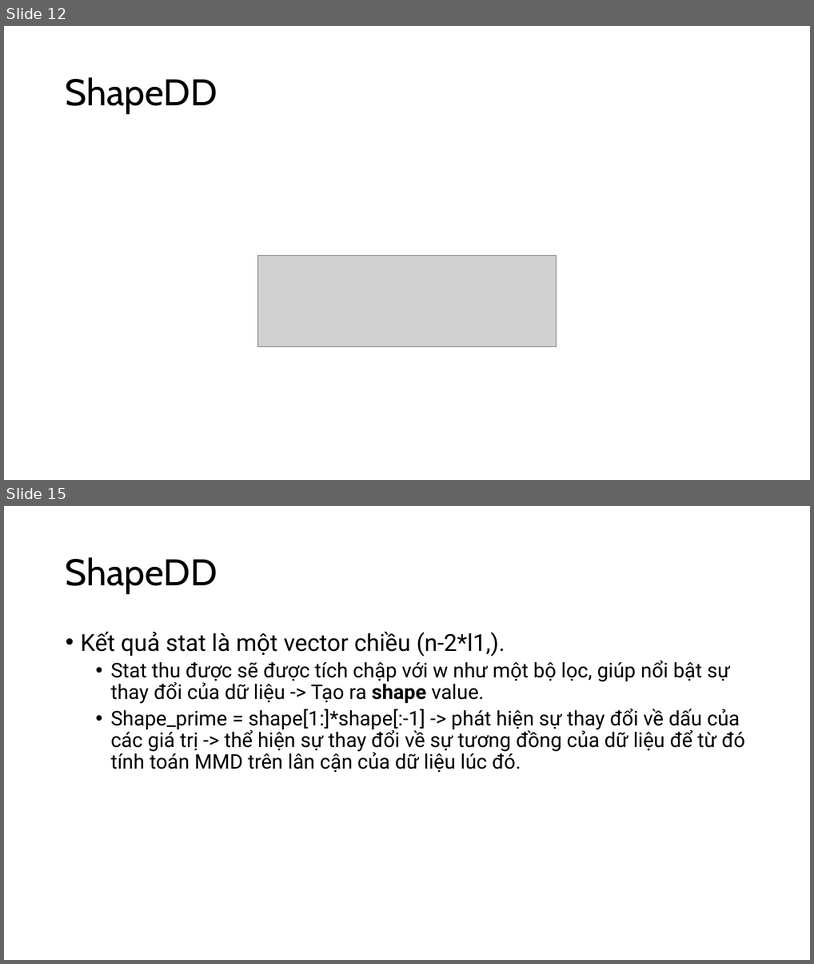
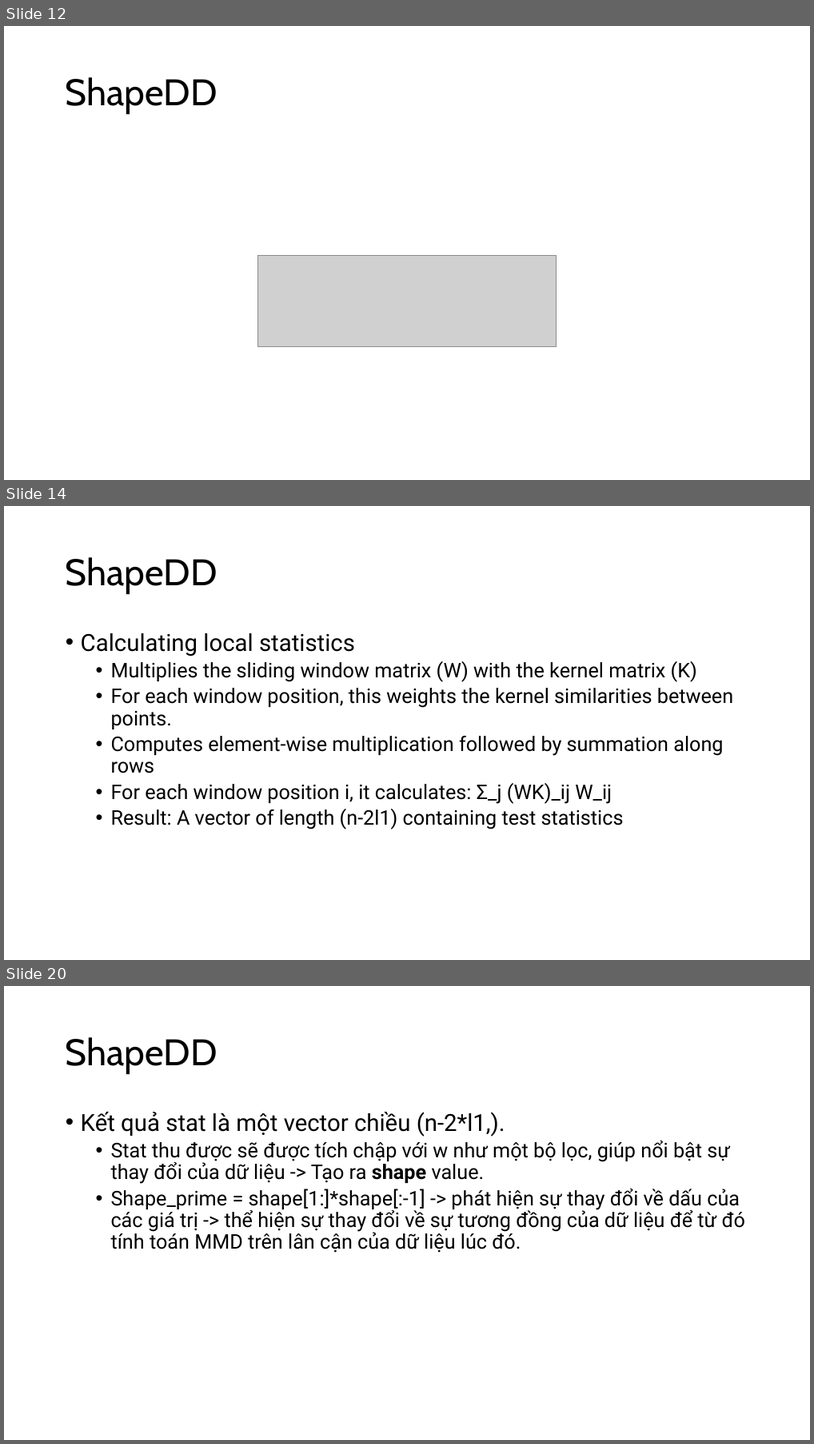
Before and after one commit to neoslusion/One-or-Two-Things-We-Know-about-Concept-Drift, a slide deck: report/Algorithm.pptx. Shown one above the other, each under a label of ours: slides 12 and 15 before the commit, slides 12, 14 and 20 after it; the slides between them are not shown. The pictures are 814x964 and 814x1444 pixels, drawn with LibreOffice and Linux fonts; fonts in the diff are those of the drawing; grey boxes stand for pictures. Boxes give left, top, right and bottom in pixels: in the first picture for what was removed or moved away, otherwise in the second. Text is boxed around its words. In the diff, an @@ line names an element or a change of style, - is before the commit and + after.

```diff
--- a/report/Algorithm.pptx
+++ b/report/Algorithm.pptx
@@ slide 14 added at [4,506,810,960], background #FFFFFF @@
@@ title added at [66,557,218,594], 44 pt, text #000000 @@
+ShapeDD
@@ text added at [81,633,734,829], 24 pt, text #000000 @@
+• Calculating local statistics
+  • Multiplies the sliding window matrix (W) with the kernel matrix (K)
+  • For each window position, this weights the kernel similarities between points.
+  • Computes element-wise multiplication followed by summation along rows
+  • For each window position i, it calculates: Σ_j (WK)_ij W_ij
+  • Result: A vector of length (n-2l1) containing test statistics
@@ what was slide 15 is now slide 20 @@
```
Also in this commit, not shown: 1 slide changed, 4 other slides added.
